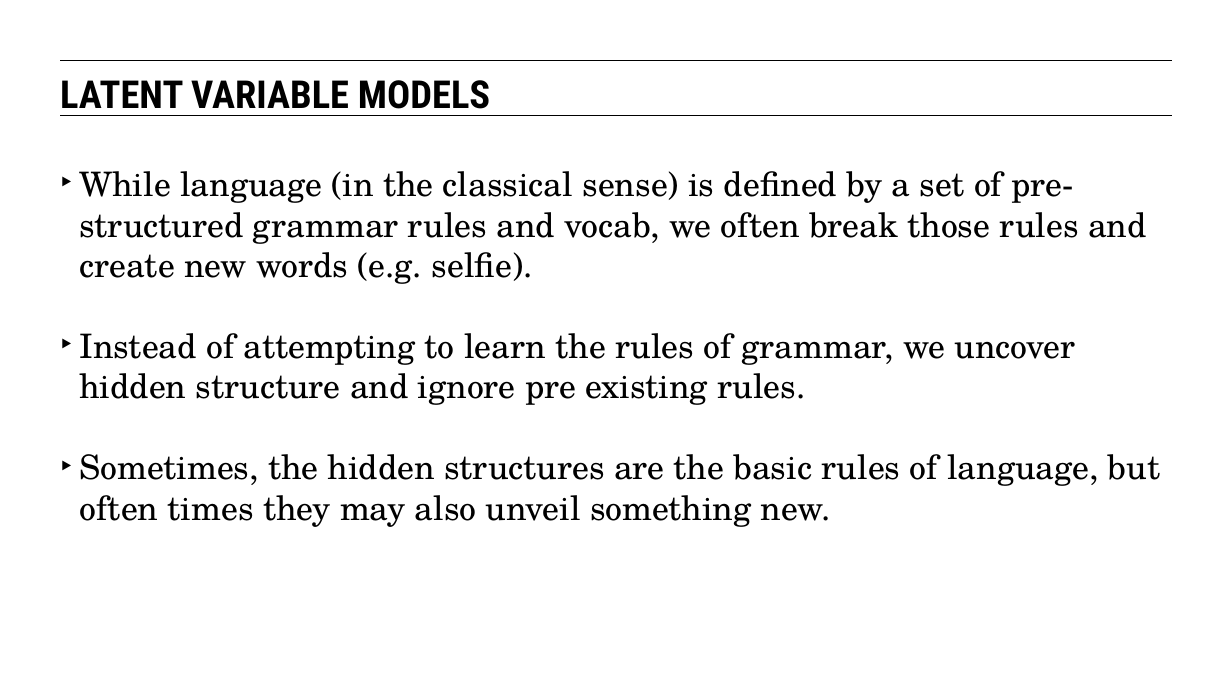
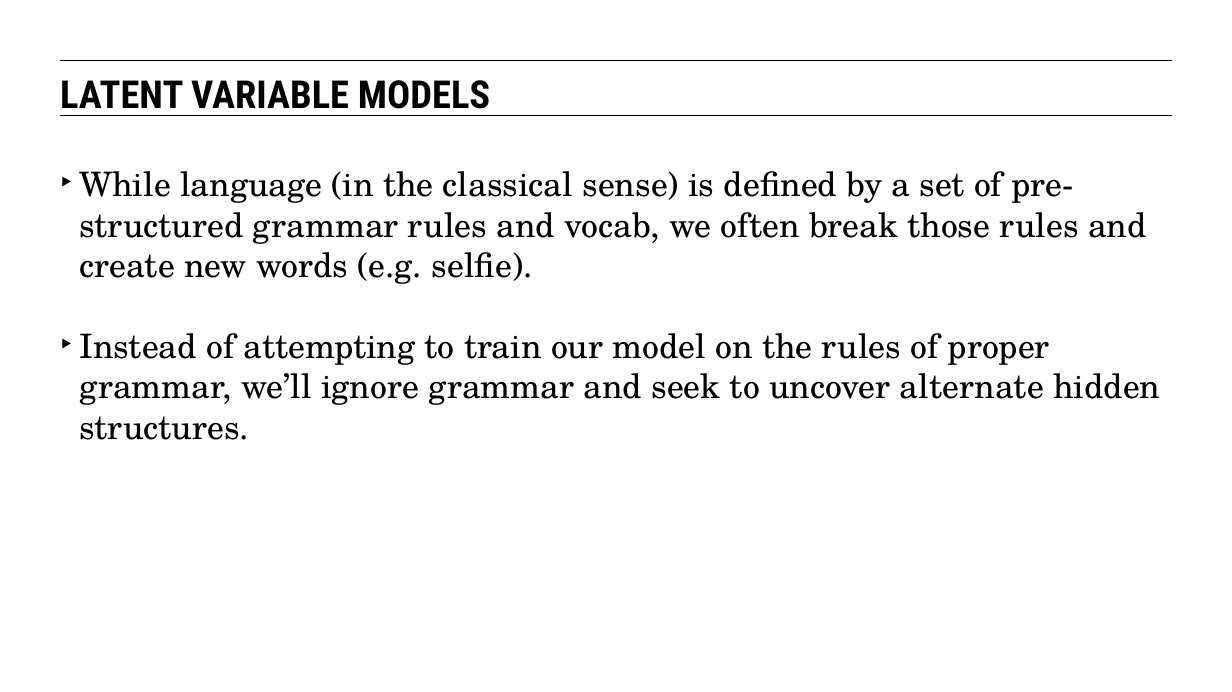
Before and after one commit to eflautt/ga-data-science, a slide deck: slide 17 of lessons/lesson-14/14-latent-variables-and-natural-language-processing.pptx (slide 15 before the commit). Drawn at 1232x692 pixels with LibreOffice and Linux fonts; fonts in the diff are those of the drawing. Boxes give left, top, right and bottom in pixels: in the first picture for what was removed or moved away, otherwise in the second. Text is boxed around its words. In the diff, an @@ line names an element or a change of style, - is before the commit and + after.

```diff
--- a/lessons/lesson-14/14-latent-variables-and-natural-language-processing.pptx
+++ b/lessons/lesson-14/14-latent-variables-and-natural-language-processing.pptx
@@ text at bbox=[79, 333, 1160, 440]: text changed @@
-‣ Instead of attempting to learn the rules of grammar, we uncover hidden structure and ignore pre existing rules.
-‣ Sometimes, the hidden structures are the basic rules of language, but often times they may also unveil something new.
+‣ Instead of attempting to train our model on the rules of proper grammar, we’ll ignore grammar and seek to uncover alternate hidden structures.
```
Also in this commit, not shown: 34 other slides changed, 7 slides added, 1 slide removed.
